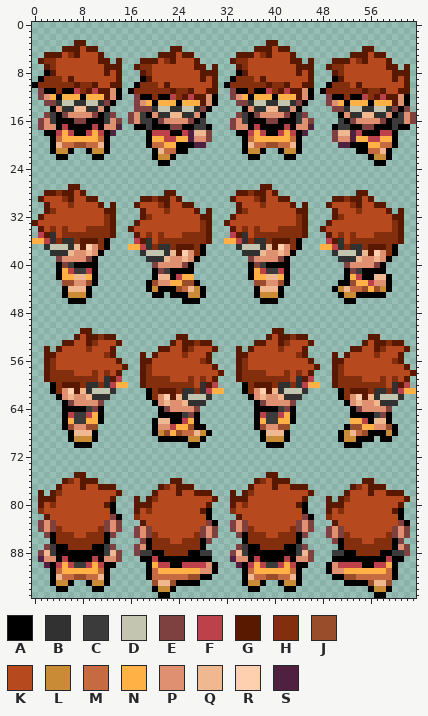
A sprite sheet gets an edit: Graphics/Characters/owgrillmaster.png. Above is the file before it was changed.
The file is 128x192 pixels, drawn in blocks of 2x2; one block is one cell here. Colours within 5 levels of each other are drawn and written as one.
Palette (. is transparent): A #000000  B #313131  C #3b3b3b  D #c3c5b0  E #7f4040  F #bd414a  G #581900  H #832f0d  J #994d2b  K #b6491d  L #c98b36  M #c66a41  N #ffb145  P #df9070  Q #f0b890  R #ffd0b0  S #502040
Once edited:
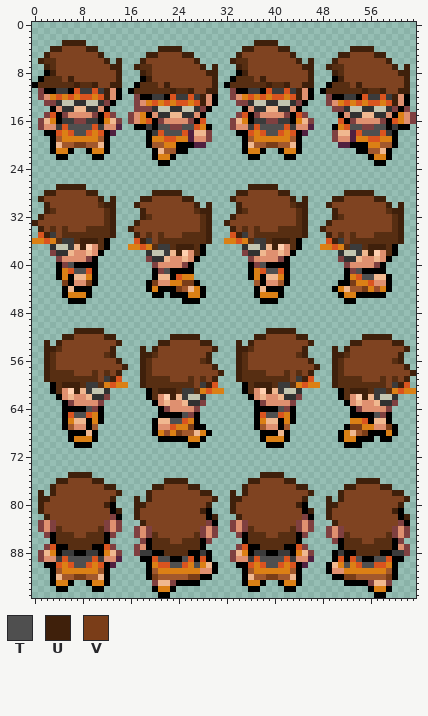
Colours new in this view: T #4f4f4f  U #3f200b  V #7a3d18
From old to new:
colour F: #bd414a -> #da541f
colour H: #832f0d -> #572e12
colour K: #b6491d -> #7f4321
colour M: #c66a41 -> #a2582c
colour N: #ffb145 -> #db8015
Changed rows in their new state; - is a pixel that keeps its letter.
first column x 1:
 3 ----UUUU----------------------------UUUU----------------------
 4 --UUKKK-UU----------UUUU----------UUKKK-UU----------UUUU------
 5 -UKK-KK---U-------UUKKK-UU-------UKK-KK---U-------UUKKK-UU----
 6 U---------KU-U---UKK-KK---U-----U---------KU-U---UKK-KK---U---
 7 -U---------KUU--U---------KU-U---U---------KUU--U---------KU-U
 8 --U--------K-U---U---------KUU----U--------K-U---U---------KUU
 9 -----U-------U----U--------K-U-------U-------U----U--------K-U
10 ------U--U--UU-------U-------U--------U--U--UU-------U-------U
11 ---CC--CC-CU----------U--U--UU-----CC--CC-CU----------U--U--UU
12 ---F-F-FF-FU-------CC--CC-CU-------F-F-FF-FU-------CC--CC-CU--
13 -------------------F-F-FF-FU-----------------------F-F-FF-FU--
15 --F--------F-----N----------------F--------F----------------N-
16 -QN-CC--CC-NQ----NF--------F-----QN-CC--CC-NQ-----F--------FN-
17 ---C-TTTT-C---------TT--TTFN-------C-TTTT-C-------NFTT--TT----
18 ------TT-----------C-TTT--------------TT--------------TTT-C---
20 ------VV------------------------------VV----------------------
21 ---NN----NN------------------------NN----NN-------------------
22 --------------------NN----------------------------------NN----
first column x 0:
27 ----UUUUU---------------------------UUUUU---------------------
28 --UUKKK-KUU---------UUUUU---------UUKKK-KUU---------UUUUU-----
29 -U---KK--KKU-U----UUKKK-KUU------U---KK--KKU-U----UUKKK-KUU---
30 --U---K----HUU---U---KK--KKU-U----U---K----HUU---U---KK--KKU-U
31 --U---------HU----U---K----HUU----U---------HU----U---K----HUU
32 -U-----------U----U---------HU---U-----------U----U---------HU
33 U------------U---U-----------U--U------------U---U-----------U
34 -U-----------U--U------------U---U-----------U--U------------U
35 --UC---------U---U-----------U----UC---------U---U-----------U
36 ---N-CC-UUU-------UC---------U-----N-CC-UUU-------UC---------U
37 --.B--C-U----------N-CC-UUU-------.B--C-U----------N-CC-UUU---
38 ---E--------------.B--C-U----------E--------------.B--C-U-----
39 -------------------E-------------------------------E----------
40 ------T-------------------------------T-----------------------
41 -------TT-------------T----------------TT-------------T-------
42 ------A-------------------------------A----------------TT-----
43 -----VA--V----------V----VV----------MA--M-----------V--------
44 -------AA-----------N---V--N-----------AA----------N---V--N---
45 ------NNN-----------------NN----------NNN-----------NN--------
first column x 2:
51 -----UUUUU---------------------------UUUUU--------------------
52 ---UUK-KKKUU---------UUUUU---------UUK-KKKUU---------UUUUU----
53 U-UKK--KK---U------UUK-KKKUU----U-UKK--KK---U------UUK-KKKUU--
54 UUH----K---U----U-UKK--KK---U---UUH----K---U----U-UKK--KK---U-
55 UH---------U----UUH----K---U----UH---------U----UUH----K---U--
56 U-----------U---UH---------U----U-----------U---UH---------U--
57 U------------U--U-----------U---U------------U--U-----------U-
58 U-----------U---U------------U--U-----------U---U------------U
59 U---------CU----U-----------U---U---------CU----U-----------U-
60 ---UUU-CC-N-----U---------CU-------UUU-CC-N-----U---------CU--
61 -----U-C--B.-------UUU-CC-N----------U-C--B.-------UUU-CC-N---
62 ----------E----------U-C--B.--------------E----------U-C--B.--
63 --------------------------E-------------------------------E---
64 -------T-------------------------------T----------------------
65 -----TT----------------T-------------TT----------------T------
66 -----QQA-------------TT--------------QQA----------------------
67 ----M--AM---------------V-----------M--AM----------VV----V----
68 -----AA------------N--V---N----------AA-----------N--V---N----
69 -----NNN----------------NN-----------NNN----------NN----------
first column x 1:
75 -----UUUU----------------------------UUUU---------------------
76 ---UUK-KKUU----------UUUU----------UUK-KKUU----------UUUU-----
77 --UK---K--KUU------UUK-KKUU-------UK---K--KUU------UUK-KKUU---
78 U-UK---------U----UK---K--KUU---U-UK---------U----UK---K--KUU-
79 UUK---------U---U-UK---------U--UUK---------U---U-UK---------U
80 U-K--------U----UUK---------U---U-K--------U----UUK---------U-
81 U------------U--U-K--------U----U------------U--U-K--------U--
82 -U--------------U------------U---U--------------U------------U
83 -----------------U-------------------------------U------------
first column x 1:
87 --F--------F----------------------F--------F---------------
88 --N-CC--CC-N----------------A-----N-CC--CC-N-----A---------
89 E--C-TTTT-C--S------TT--TF-F----E--C-TTTT-C--S----F-FT--TT-
90 -A----TT----S---------TT-NTNQ----A----TT----S----QNTN-TT---
92 ------VV-----------V-----VV-----------VV-----------VV-----V
93 ---NN----NN--------E--E------------NN----NN------------E--E
94 --------------------NN----------------------------------NN-
Changed places in both pictures, as pixel boxes (x1, y1, x2, y2):
changed: (38, 40, 410, 160)
changed: (32, 184, 404, 298)
changed: (44, 328, 416, 442)
changed: (38, 472, 410, 592)
